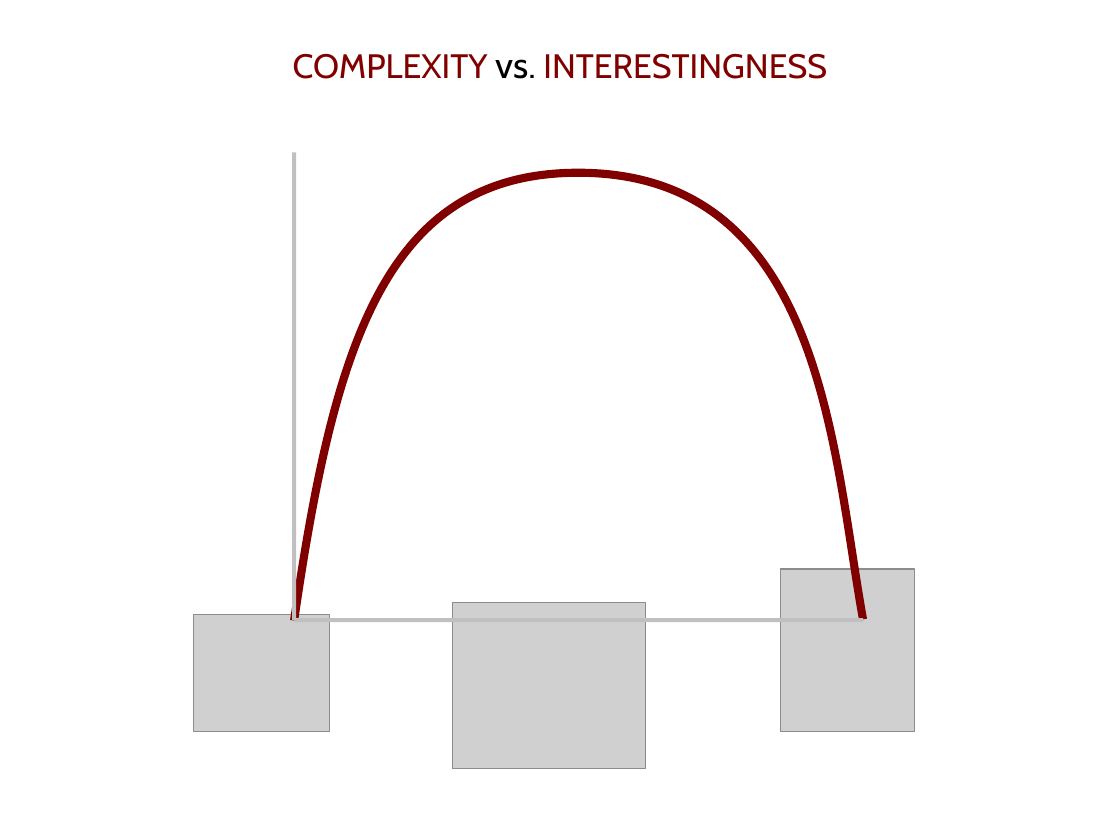
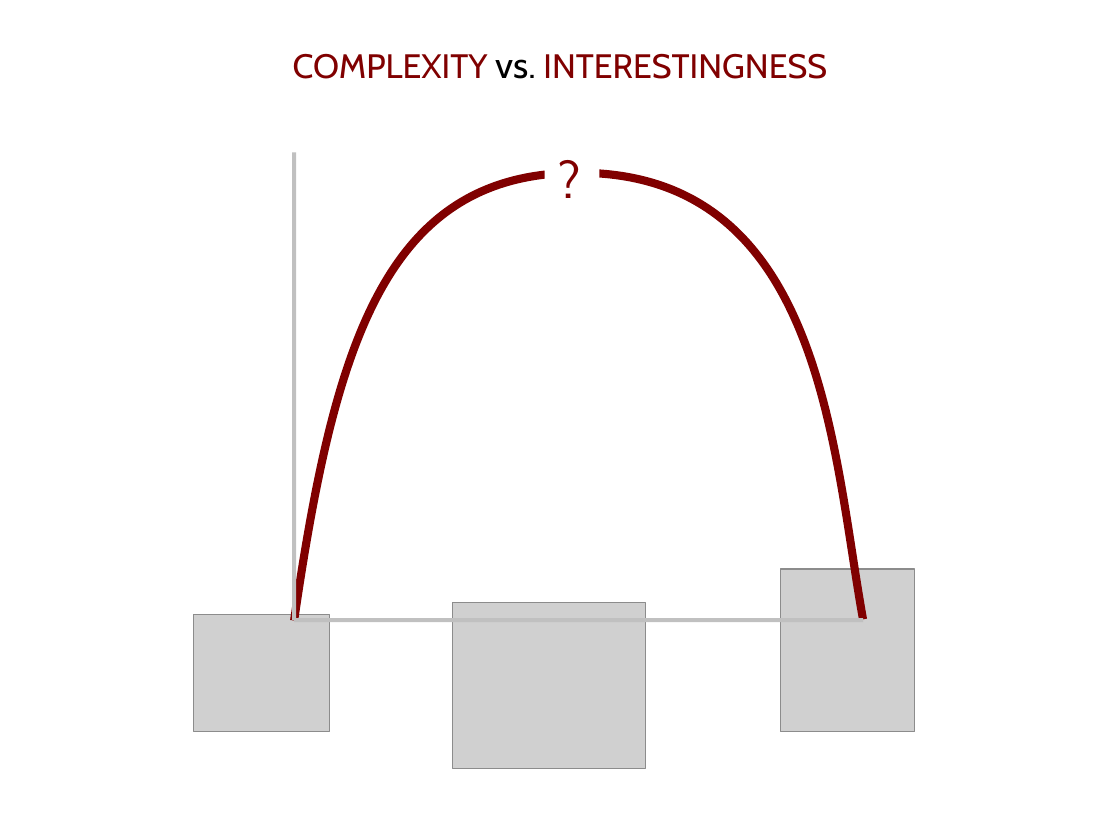
Before and after one commit to pbloem/Publications, a slide deck: slide 1 of admin/pres2.odp. Drawn at 1120x840 pixels with LibreOffice and Linux fonts; fonts in the diff are those of the drawing; grey boxes stand for pictures. Boxes give left, top, right and bottom in pixels: in the first picture for what was removed or moved away, otherwise in the second. Text is boxed around its words. In the diff, an @@ line names an element or a change of style, - is before the commit and + after.

```diff
--- a/admin/pres2.odp
+++ b/admin/pres2.odp
@@ rectangle added at [545,122,600,244], fill #FFFFFF @@
@@ text added at [549,142,590,222], 36 pt, text #800000 @@
+?
```
Also in this commit, not shown: 16 other slides changed, 14 slides added, 1 slide removed.
